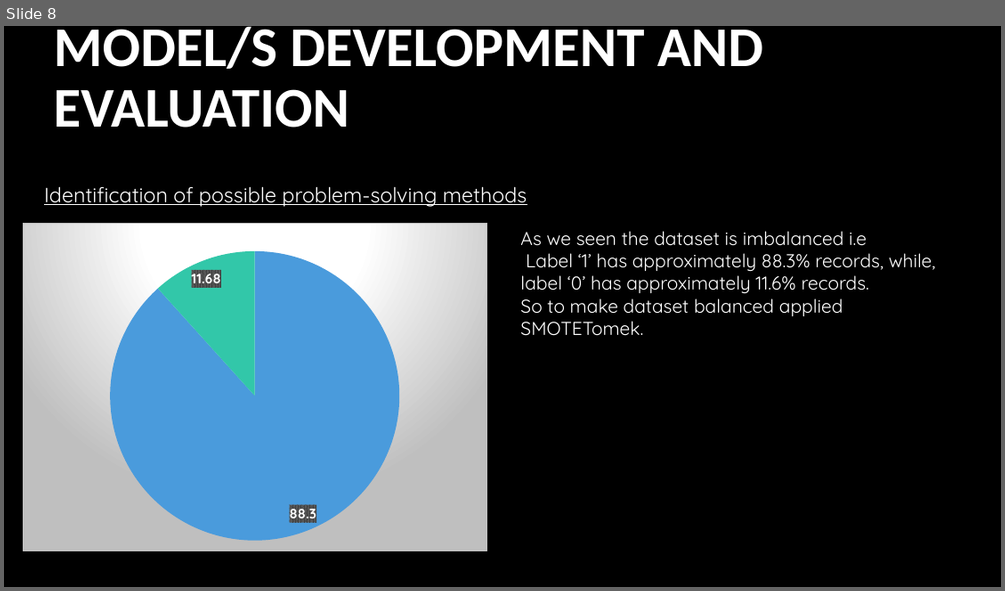
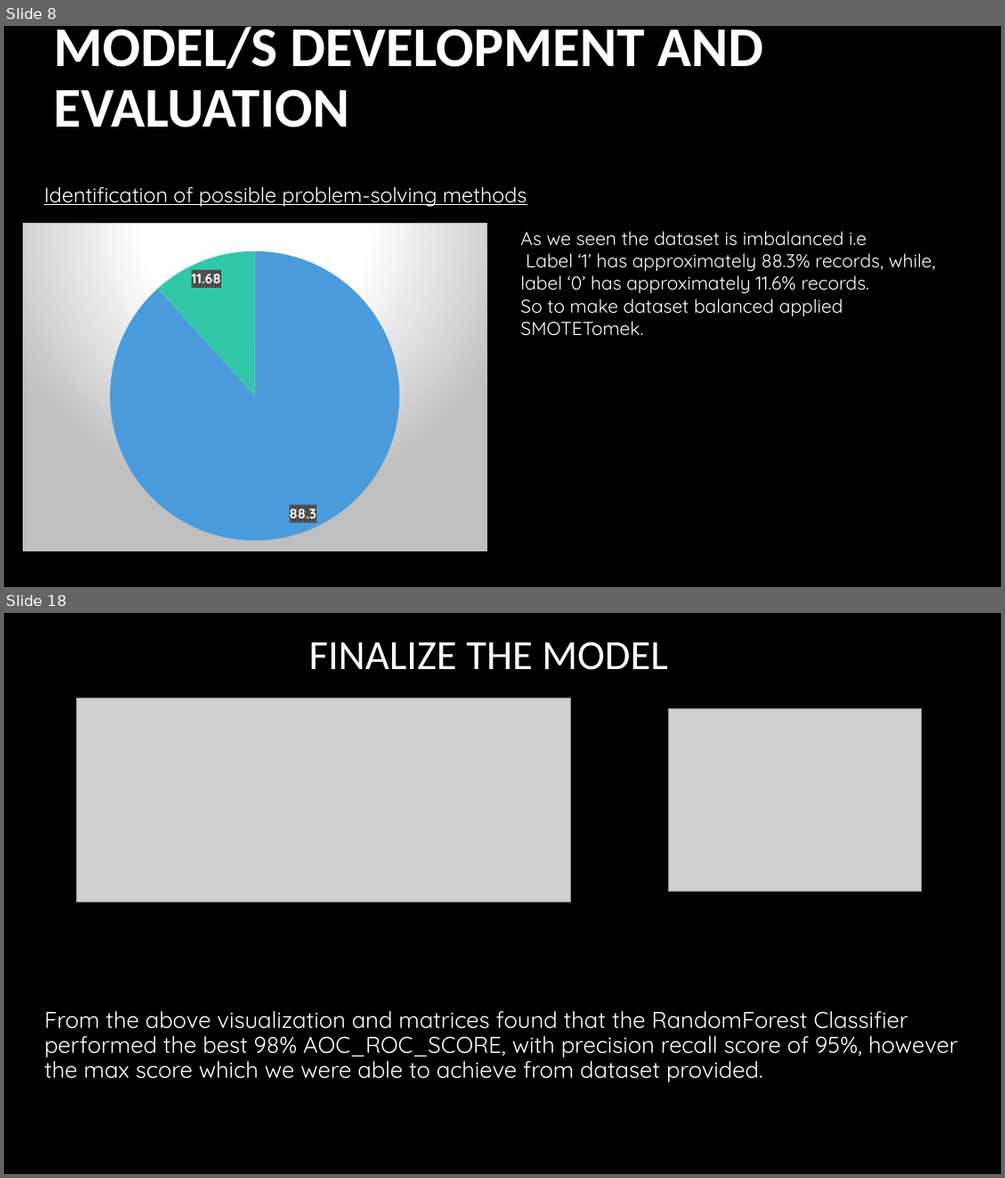
Before and after one commit to devanshusuri/Fliprobo-Assignments, a slide deck: Micro-Credit-Defaulter/Presentation1 (1).pptx. Shown one above the other, each under a label of ours: slide 8 before the commit, slides 8 and 18 after it; the slides between them are not shown. The pictures are 1005x591 and 1005x1178 pixels, drawn with LibreOffice and Linux fonts; fonts in the diff are those of the drawing; grey boxes stand for pictures; background and template pictures are left out. Boxes give left, top, right and bottom in pixels: in the first picture for what was removed or moved away, otherwise in the second. Text is boxed around its words. In the diff, an @@ line names an element or a change of style, - is before the commit and + after.

```diff
--- a/Micro-Credit-Defaulter/Presentation1 (1).pptx
+++ b/Micro-Credit-Defaulter/Presentation1 (1).pptx
@@ slide 18 added at [4, 613, 1001, 1174], background #000000 @@
@@ title added at [309, 641, 668, 670], 40 pt, text #FFFFFF @@
+FINALIZE THE MODEL
@@ picture added at [77, 698, 571, 902] @@
@@ picture added at [669, 709, 922, 891] @@
@@ text added at [44, 1011, 958, 1082], 22 pt, text #FFFFFF @@
+From the above visualization and matrices found that the RandomForest Classifier performed the best 98% AOC_ROC_SCORE, with precision recall score of 95%, however the max score which we were able to achieve from dataset provided.
```
Also in this commit, not shown: 2 slides changed, 12 other slides added, 11 slides removed.
